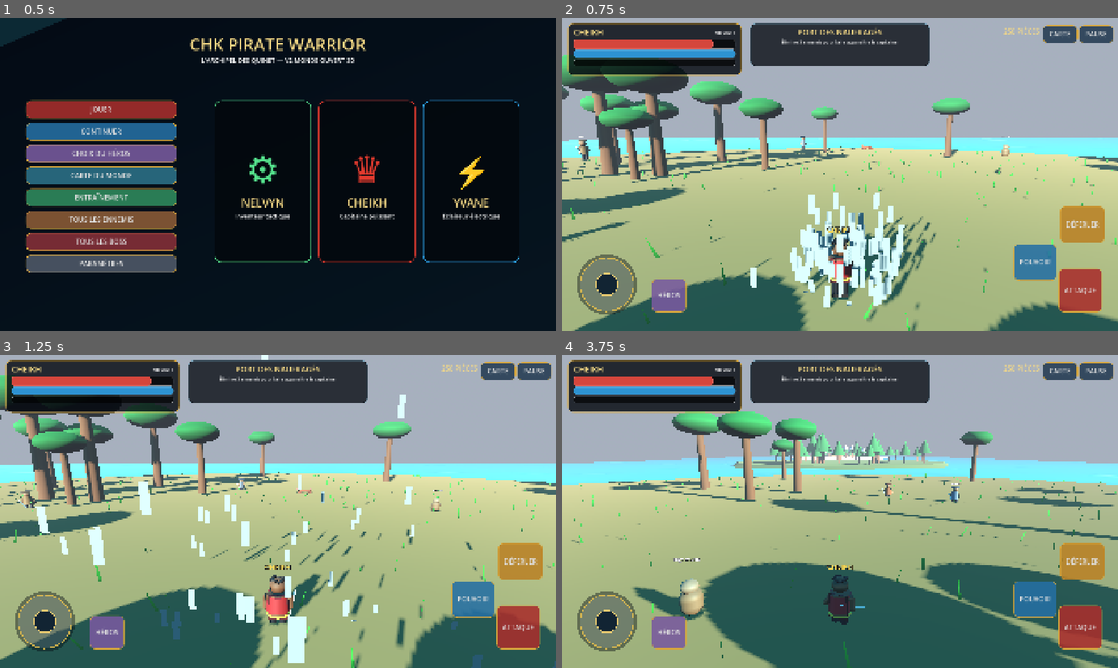
Above: before the commit, frames 1-4 (two rows, left to right).
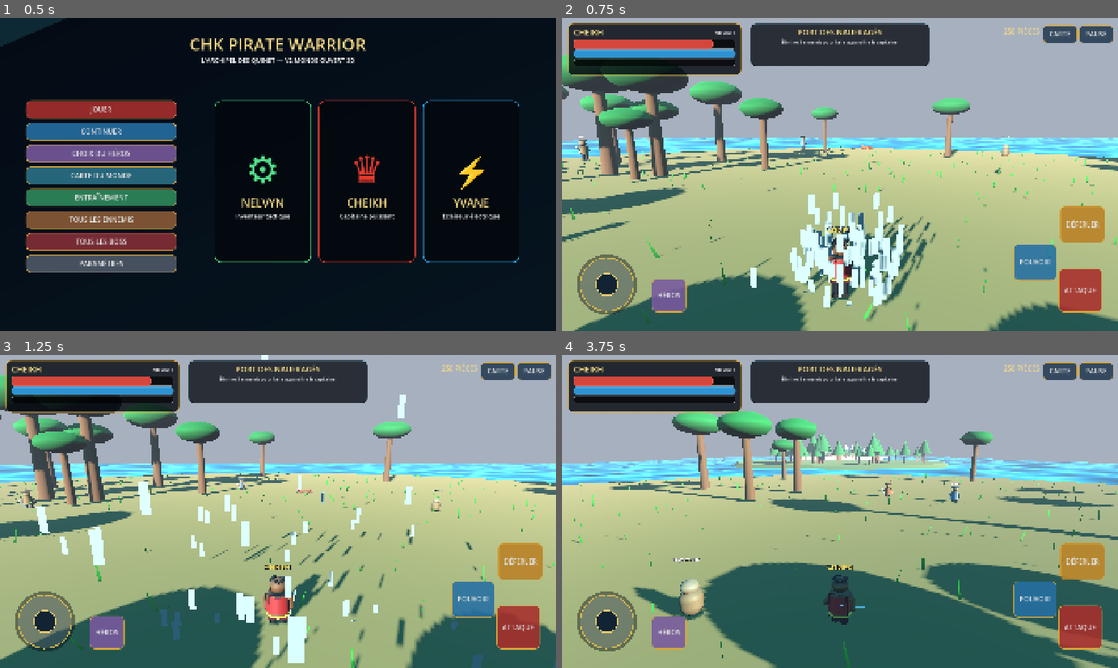
Above: after the commit, the same moments.

Repository: Chasmet/Chk-pirate-warrior-
Game: Godot game, scene res://scenes/main.tscn
The game is run twice, just before and just after one commit, with the same random seed, the same clock (stepped at 60 frames per second) and the same inputs.
Inputs (mouse positions are in pixels of both pictures, inside the frame that each line leads up to):
- Up to frame 1 (0.5 s): no input
- Up to frame 2 (0.75 s): click "JOUER" at 0.5 s
- Up to frame 3 (1.25 s): no input
- Up to frame 4 (3.75 s): drag from (912, 533) to (895, 442) at 1.27 s; drag from (606, 621) to (812, 574) at 2.02 s; move the mouse to (895, 442) at 2.77 s; hold D (move_right) 2.78-3.5 s; tap Space (attack) at 2.85 s; drag from (812, 574) to (673, 464) at 3.52 s

Frame 1 is identical in both runs. In frame 2, 2.0% of the frame differs, in the area x 0-100%, y 38-45%; in frame 3, 1.9%; in frame 4, 2.5%, in the area x 0-100%, y 32-42%.

Commit message:
feat(v2): améliorer vagues, normales, reflets et écume de l’océan

Diff:
--- a/godot/shaders/ocean.gdshader
+++ b/godot/shaders/ocean.gdshader
@@ -1,39 +1,66 @@
 shader_type spatial;
 render_mode cull_back, depth_draw_opaque, specular_schlick_ggx;
 
-uniform vec4 deep_color : source_color = vec4(0.005, 0.12, 0.22, 1.0);
-uniform vec4 shallow_color : source_color = vec4(0.02, 0.48, 0.62, 1.0);
-uniform vec4 foam_color : source_color = vec4(0.78, 0.95, 1.0, 1.0);
-uniform float wave_height : hint_range(0.05, 2.0) = 0.55;
+uniform vec4 deep_color : source_color = vec4(0.005, 0.10, 0.20, 1.0);
+uniform vec4 shallow_color : source_color = vec4(0.018, 0.48, 0.65, 1.0);
+uniform vec4 horizon_color : source_color = vec4(0.18, 0.72, 0.82, 1.0);
+uniform vec4 foam_color : source_color = vec4(0.82, 0.97, 1.0, 1.0);
+uniform float wave_height : hint_range(0.05, 2.0) = 0.58;
 uniform float wave_scale : hint_range(0.02, 1.0) = 0.16;
-uniform float wave_speed : hint_range(0.05, 4.0) = 0.75;
-uniform float roughness_value : hint_range(0.0, 1.0) = 0.12;
+uniform float wave_speed : hint_range(0.05, 4.0) = 0.78;
+uniform float roughness_value : hint_range(0.0, 1.0) = 0.10;
+uniform float normal_strength : hint_range(0.1, 3.0) = 1.35;
 
 varying float wave_value;
+varying float secondary_wave;
 varying vec3 world_position;
+varying vec3 wave_normal_world;
 
 float waves(vec2 p, float t) {
     float a = sin(p.x * 1.00 + t * 1.10);
     float b = sin(p.y * 1.35 - t * 0.82);
     float c = sin((p.x + p.y) * 0.72 + t * 1.47);
     float d = sin(length(p) * 0.58 - t * 0.67);
-    return (a * 0.36 + b * 0.28 + c * 0.22 + d * 0.14);
+    float e = sin((p.x * 1.9 - p.y * 1.35) + t * 2.15) * 0.10;
+    return a * 0.34 + b * 0.27 + c * 0.21 + d * 0.12 + e;
 }
 
 void vertex() {
     vec3 world_vertex = (MODEL_MATRIX * vec4(VERTEX, 1.0)).xyz;
     float t = TIME * wave_speed;
-    wave_value = waves(world_vertex.xz * wave_scale, t);
-    VERTEX.y += wave_value * wave_height;
+    vec2 p = world_vertex.xz * wave_scale;
+    float epsilon = 0.085;
+    float height_center = waves(p, t);
+    float height_x = waves(p + vec2(epsilon, 0.0), t);
+    float height_z = waves(p + vec2(0.0, epsilon), t);
+
+    wave_value = height_center;
+    secondary_wave = sin(world_vertex.x * 0.075 - world_vertex.z * 0.055 + t * 2.6);
+    VERTEX.y += height_center * wave_height;
     world_position = (MODEL_MATRIX * vec4(VERTEX, 1.0)).xyz;
+
+    vec3 local_wave_normal = normalize(vec3(
+        (height_center - height_x) * wave_height * normal_strength / epsilon,
+        1.0,
+        (height_center - height_z) * wave_height * normal_strength / epsilon
+    ));
+    wave_normal_world = normalize(MODEL_NORMAL_MATRIX * local_wave_normal);
 }
 
 void fragment() {
-    float fresnel = pow(1.0 - max(dot(normalize(NORMAL), normalize(VIEW)), 0.0), 3.2);
-    float foam = smoothstep(0.55, 0.95, abs(wave_value));
-    vec3 water = mix(deep_color.rgb, shallow_color.rgb, clamp(fresnel + wave_value * 0.16 + 0.22, 0.0, 1.0));
-    ALBEDO = mix(water, foam_color.rgb, foam * 0.42);
-    ROUGHNESS = mix(roughness_value, 0.34, foam);
-    METALLIC = 0.08;
-    SPECULAR = 0.9;
+    vec3 wave_normal_view = normalize((VIEW_MATRIX * vec4(wave_normal_world, 0.0)).xyz);
+    NORMAL = normalize(mix(NORMAL, wave_normal_view, 0.84));
+
+    float fresnel = pow(1.0 - max(dot(NORMAL, normalize(VIEW)), 0.0), 3.5);
+    float crest = smoothstep(0.54, 0.93, wave_value);
+    float broken_foam = smoothstep(0.64, 0.94, wave_value + secondary_wave * 0.16);
+    float foam = clamp(crest * 0.72 + broken_foam * 0.45, 0.0, 1.0);
+    float depth_mix = clamp(0.24 + wave_value * 0.15 + fresnel * 0.92, 0.0, 1.0);
+    vec3 water = mix(deep_color.rgb, shallow_color.rgb, depth_mix);
+    water = mix(water, horizon_color.rgb, fresnel * 0.28);
+
+    ALBEDO = mix(water, foam_color.rgb, foam * 0.58);
+    ROUGHNESS = mix(roughness_value, 0.40, foam);
+    METALLIC = 0.06;
+    SPECULAR = mix(0.94, 0.62, foam);
 }
